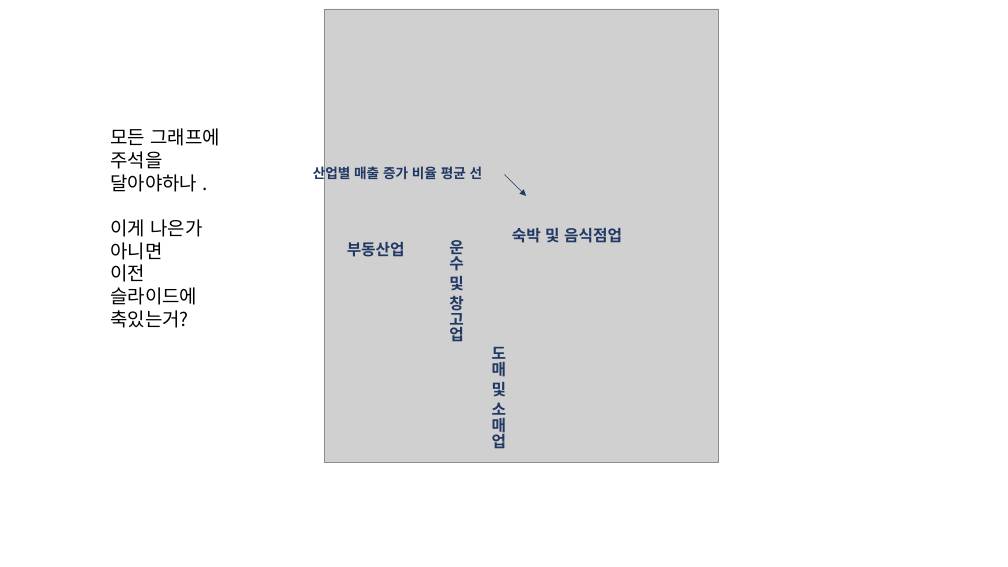
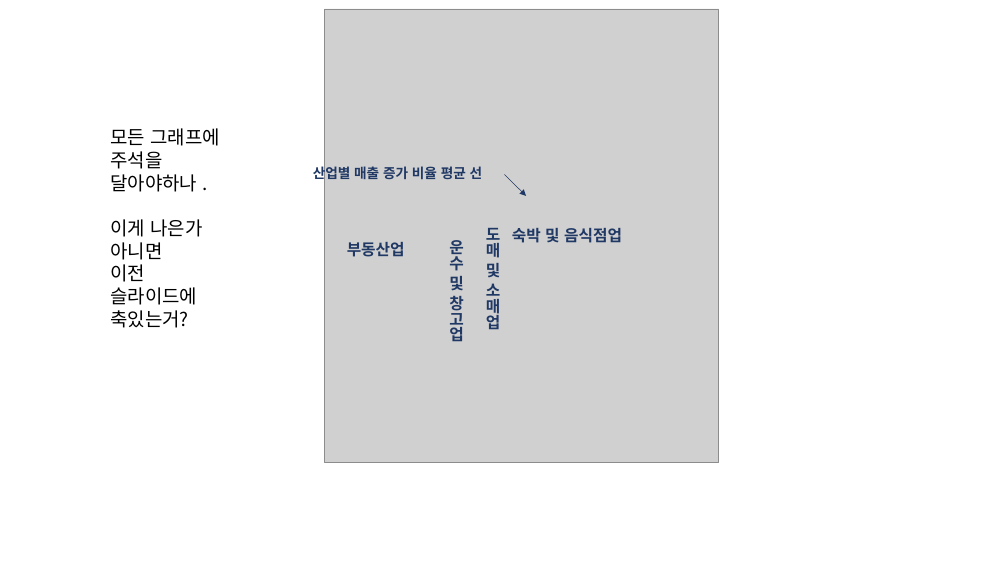
Before and after one commit to choisawyou/learnR, a slide deck: slide 6 of project/임시서윤.pptx. Drawn at 1008x567 pixels with LibreOffice and Linux fonts; fonts in the diff are those of the drawing; grey boxes stand for pictures. Boxes give left, top, right and bottom in pixels: in the first picture for what was removed or moved away, otherwise in the second. Text is boxed around its words. In the diff, an @@ line names an element or a change of style, - is before the commit and + after.

```diff
--- a/project/임시서윤.pptx
+++ b/project/임시서윤.pptx
@@ text "도매 및 소매업" rewrapped from (492, 347, 506, 452) to (486, 228, 500, 329) @@
```
Also in this commit, not shown: 1 slide added, 41 other files.
